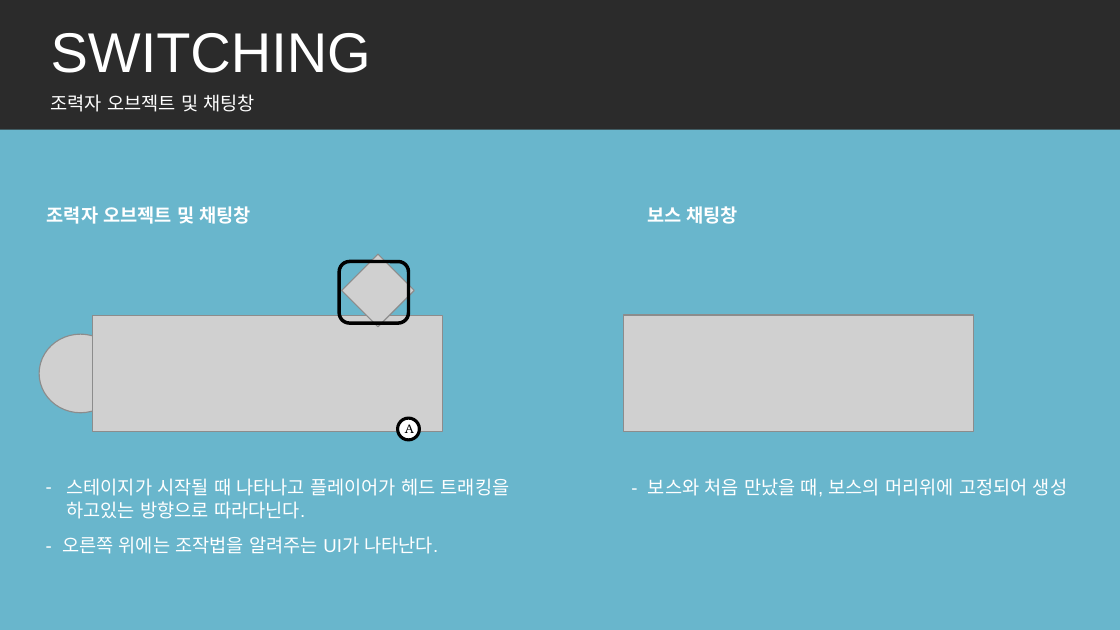
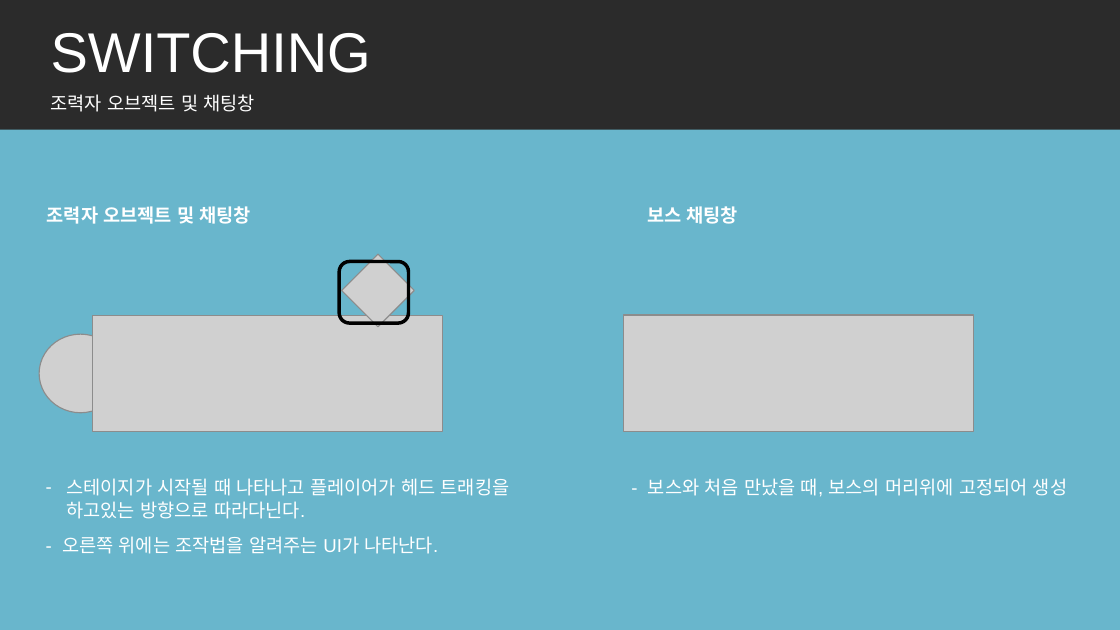
Before and after one commit to RaccoonCoder7/Switching, a slide deck: slide 9 of 문서/프로젝트_스위칭.pptx. Drawn at 1120x630 pixels with LibreOffice and Linux fonts; fonts in the diff are those of the drawing; grey boxes stand for pictures; background and template pictures are left out; a plain dark background stands for a picture behind light text. Boxes give left, top, right and bottom in pixels: in the first picture for what was removed or moved away, otherwise in the second. Text is boxed around its words. In the diff, an @@ line names an element or a change of style, - is before the commit and + after.

```diff
--- a/문서/프로젝트_스위칭.pptx
+++ b/문서/프로젝트_스위칭.pptx
@@ ellipse removed at (398,418,419,439) @@
-A
```
Also in this commit, not shown: 12 other files.
